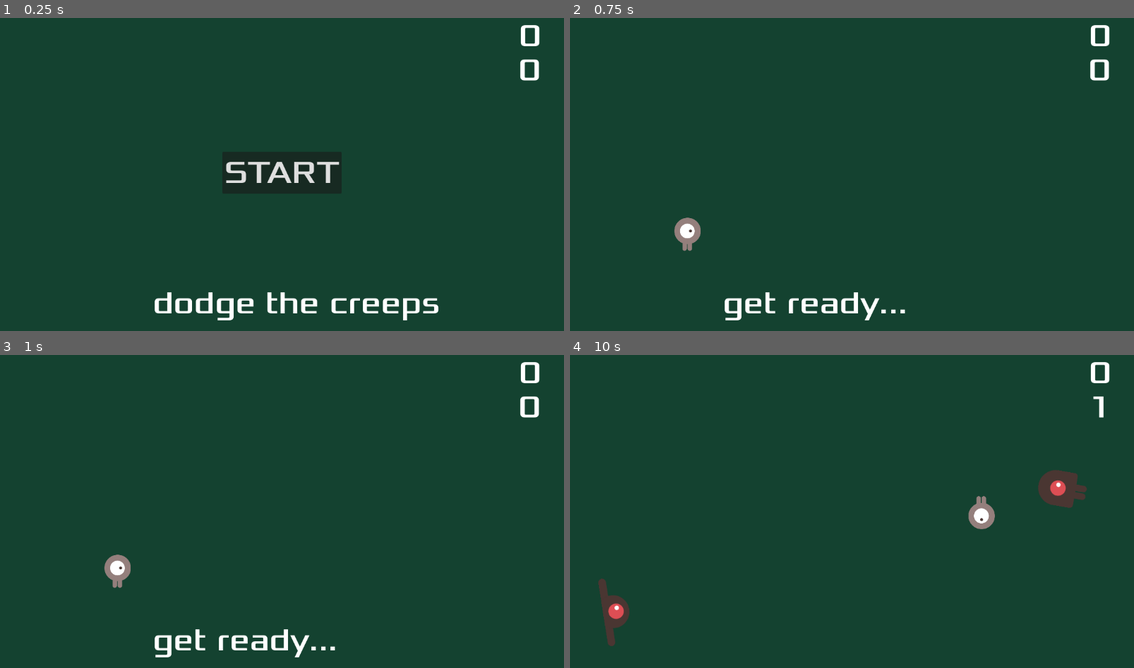
Above: before the commit, frames 1-4 (two rows, left to right).
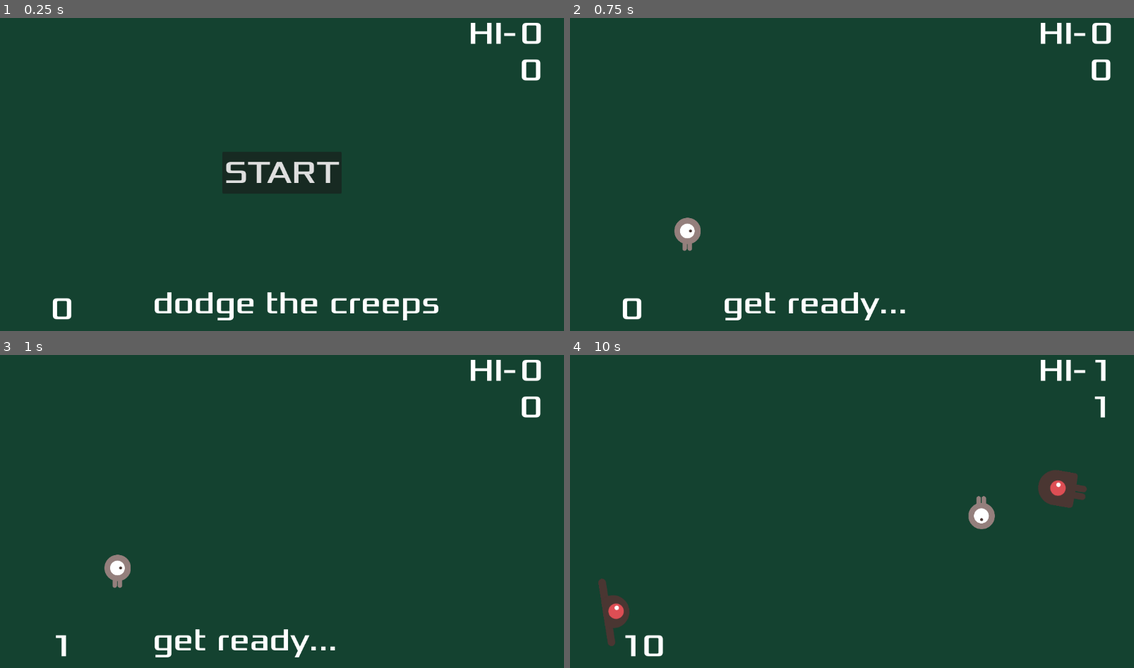
Above: after the commit, the same moments.

Repository: kylednotm/ProjectOne
Game: Godot game, scene res://main.tscn
Two runs of this game, one before a commit and one after it. Both use one fixed random seed, a clock stepped at 60 frames per second and the inputs below.
Inputs:
- Up to frame 1 (0.25 s): no input
- Up to frame 2 (0.75 s): click "START" at 0.5 s
- Up to frame 3 (1 s): no input
- Up to frame 4 (10 s): tap Enter at 1.25 s; hold D (move_right) 1.28-2.03 s; hold S (move_down) 2.03-2.78 s; hold D (move_right) 2.78-3.53 s; hold W (move_up) 3.53-4.28 s; hold A (move_left) 4.28-5.78 s; hold S (move_down) 5.78-6.5 s; click "START" at 6.5 s; tap Space at 7.25 s; hold D (move_right) 7.28-8.03 s; hold W (move_up) 8.03-8.78 s; hold D (move_right) 8.78-9.53 s; hold S (move_down) from 9.53 s (still down)

The runs differ from the first frame. In frame 1, 0.6% of the frame differs, in the area x 9-96%, y 1-97%; in frame 2, 0.6%; in frame 3, 0.5%; in frame 4, 0.7%.

Commit message:
overall timer added

Diff:
--- a/hud.gd
+++ b/hud.gd
@@ -14,6 +14,7 @@
 	$message.text = 'dodge the creeps'
 	$message.show()
 	#one shot timer
+
 	await get_tree().create_timer(1.0).timeout
 	$startbutton.show()
 
@@ -23,6 +24,9 @@
 func update_high_score(score):
 	$highscorelabel.text = str(score)
 
+func update_total_time(total_time):
+	$totaltimelabel.text = str(total_time)
+
 func _on_startbutton_pressed():
 	$startbutton.hide()
 	start_game.emit()
--- a/hud.tscn
+++ b/hud.tscn
@@ -16,9 +16,8 @@
 anchors_preset = 1
 anchor_left = 1.0
 anchor_right = 1.0
-offset_left = -93.0
+offset_left = -90.0
 offset_top = 75.0
-offset_right = -3.0
 offset_bottom = 156.0
 grow_horizontal = 0
 theme_override_fonts/font = ExtResource("1_gu3o1")
@@ -26,13 +25,42 @@
 text = "0"
 
 [node name="highscorelabel" type="Label" parent="."]
-offset_left = 1060.0
-offset_top = 5.0
-offset_right = 1147.0
-offset_bottom = 86.0
+anchors_preset = 1
+anchor_left = 1.0
+anchor_right = 1.0
+offset_left = -89.0
+offset_right = -2.0
+offset_bottom = 81.0
+grow_horizontal = 0
 theme_override_fonts/font = ExtResource("1_gu3o1")
 theme_override_font_sizes/font_size = 64
 text = "0"
+
+[node name="highscorelabelprefix" type="Label" parent="."]
+anchors_preset = 1
+anchor_left = 1.0
+anchor_right = 1.0
+offset_left = -195.0
+offset_right = -96.0
+offset_bottom = 81.0
+grow_horizontal = 0
+theme_override_fonts/font = ExtResource("1_gu3o1")
+theme_override_font_sizes/font_size = 64
+text = "HI-"
+
+[node name="totaltimelabel" type="Label" parent="."]
+anchors_preset = 2
+anchor_top = 1.0
+anchor_bottom = 1.0
+offset_left = 104.0
+offset_top = -87.0
+offset_right = 194.0
+offset_bottom = -6.0
+grow_horizontal = 0
+theme_override_fonts/font = ExtResource("1_gu3o1")
+theme_override_font_sizes/font_size = 64
+text = "0"
+vertical_alignment = 2
 
 [node name="message" type="Label" parent="."]
 offset_left = 312.0
--- a/main.gd
+++ b/main.gd
@@ -3,6 +3,7 @@
 @export var mob_scene: PackedScene
 var score
 var high_score
+var total_time = 0
 
 # Called when the node enters the scene tree for the first time.
 func _ready():
@@ -11,7 +12,8 @@
 
 # Called every frame. 'delta' is the elapsed time since the previous frame.
 func _process(delta):
-	pass
+	total_time += 1
+	$hud.update_total_time(total_time/60)
 
 func _on_player_hit():
 	game_over()
@@ -39,6 +41,9 @@
 func _on_scoretimer_timeout():
 	score += 1
 	$hud.update_score(score)
+	high_score = int($hud/highscorelabel.text)
+	if score > high_score:
+		$hud.update_high_score(score)
 
 func _on_starttimer_timeout():
 	$mobtimer.start()
@@ -48,24 +53,18 @@
 func _on_mobtimer_timeout():
 	#create new instance of mob
 	var mob = mob_scene.instantiate()
-
 	#choose a random location from mobspawnlocation
 	var mob_spawn_location = get_node('mobpath/mobspawnlocation')
 	mob_spawn_location.progress_ratio = randi()
-
 	#set direction perpendicular to path
 	var direction = mob_spawn_location.rotation + PI / 2
-
 	#set mob pos to random
 	mob.position = mob_spawn_location.position
-
 	#semi random direction
 	direction += randf_range(-PI / 4, PI  / 4)
 	mob.rotation = direction
-
 	#mob velocity
 	var velocity = Vector2(randf_range(150.0, 250.0), 0.0)
 	mob.linear_velocity = velocity.rotated(direction)
-
 	#spawn the mob
 	add_child(mob)
--- a/project.godot
+++ b/project.godot
@@ -14,6 +14,10 @@
 run/main_scene="res://main.tscn"
 config/features=PackedStringArray("4.0", "GL Compatibility")
 config/icon="res://icon.svg"
+
+[display]
+
+window/size/resizable=false
 
 [input]
 
Not shown, added: addons/godot-git-plugin/plugin.cfg
Not shown, added: export_presets.cfg
Binary file removed: playerGrey_up1.png
Not shown, removed: playerGrey_up1.png.import
Binary file removed: playerGrey_up2.png
Not shown, removed: playerGrey_up2.png.import
Not shown, added: ProjectOne.console.exe
Not shown, added: ProjectOne.exe
Not shown, added: addons/godot-git-plugin/LICENSE
Not shown, added: addons/godot-git-plugin/THIRDPARTY.md
Not shown, added: addons/godot-git-plugin/git_plugin.gdextension
Not shown, added: addons/godot-git-plugin/linux/libgit_plugin.linux.editor.x86_64.so
(and 4 more such lines)
